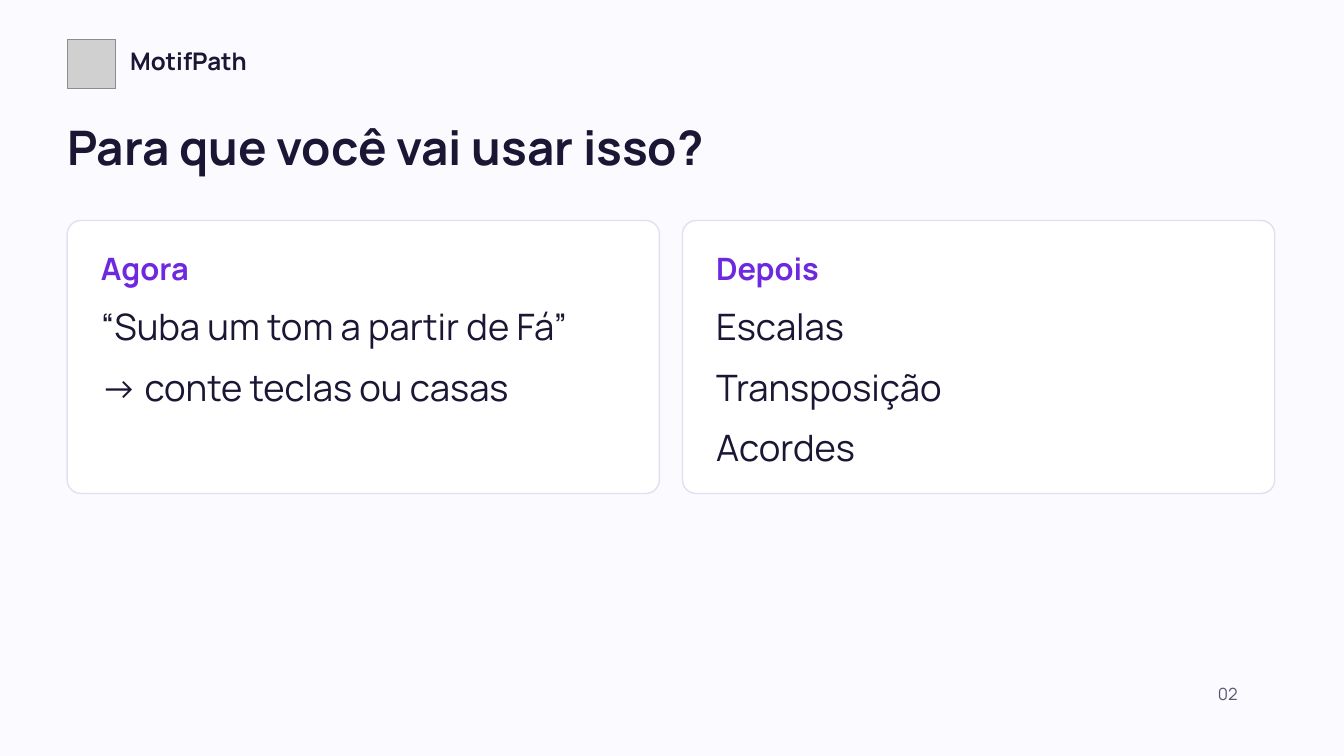
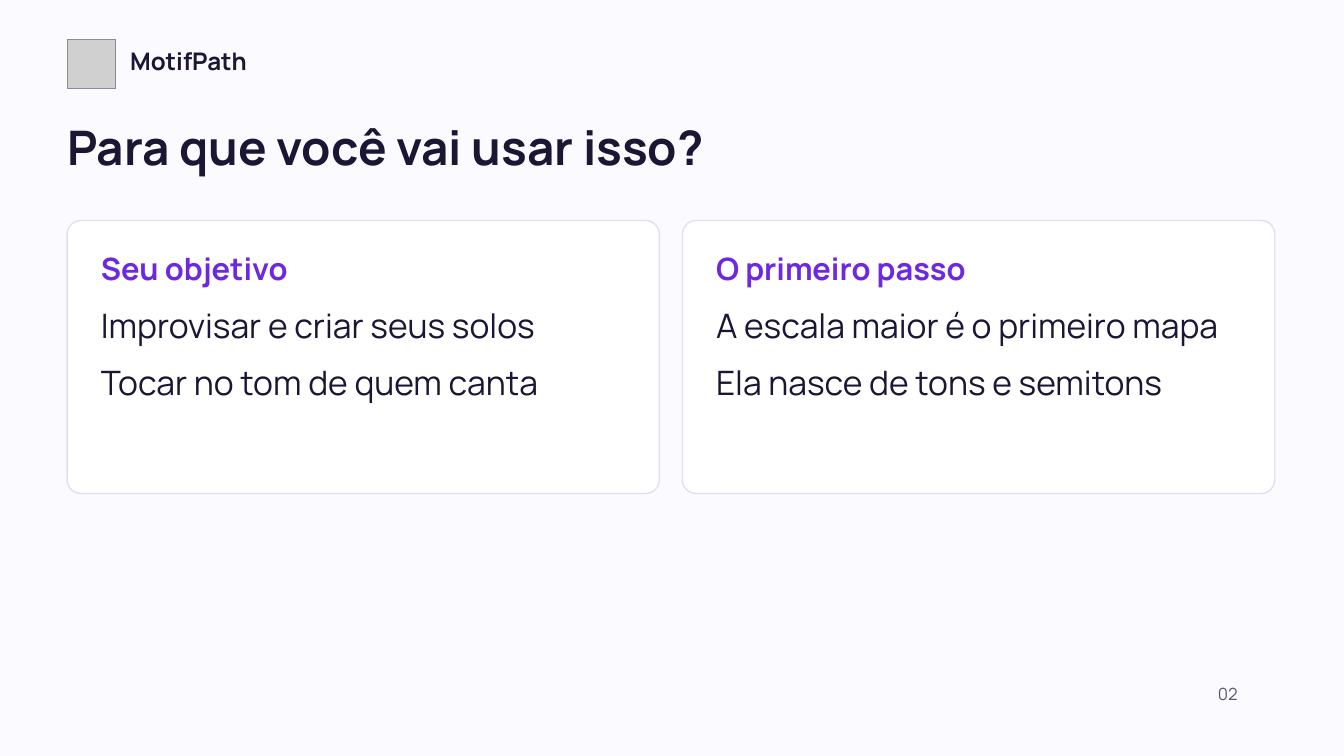
Before and after one commit to motifpath/motifpath-specs, a slide deck: slide 2 of curriculum/content/first-notes/slides/lesson-b.pt-BR.pptx. Drawn at 1344x756 pixels with LibreOffice and Linux fonts; fonts in the diff are those of the drawing; grey boxes stand for pictures. Boxes give left, top, right and bottom in pixels: in the first picture for what was removed or moved away, otherwise in the second. Text is boxed around its words. In the diff, an @@ line names an element or a change of style, - is before the commit and + after.

```diff
--- a/curriculum/content/first-notes/slides/lesson-b.pt-BR.pptx
+++ b/curriculum/content/first-notes/slides/lesson-b.pt-BR.pptx
@@ text at <box>101,257,288,288</box>: text changed @@
-Agora
+Seu objetivo
@@ text at <box>716,257,966,288</box>: text changed @@
-Depois
+O primeiro passo
@@ text at <box>101,313,538,403</box>: text changed; size 26 to 24 pt @@
-“Suba um tom a partir de Fá”
-→ conte teclas ou casas
+Improvisar e criar seus solos
+Tocar no tom de quem canta
@@ text at <box>716,311,1218,396</box>: text changed; size 26 to 24 pt @@
-Escalas
-Transposição
-Acordes
+A escala maior é o primeiro mapa
+Ela nasce de tons e semitons
```
Also in this commit, not shown: 5 other slides changed, 7 other files.
